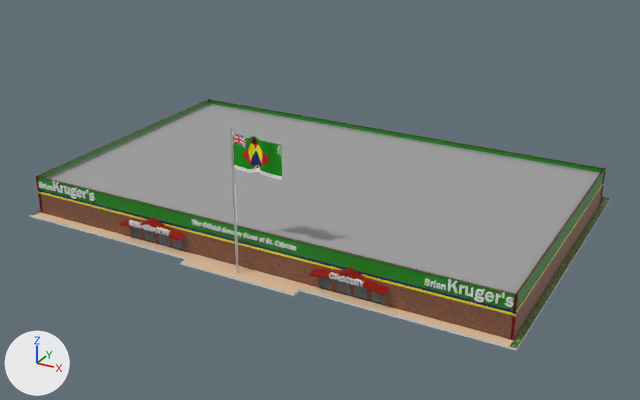
The glTF model Gangsta Wizards/Main/BUILDINGS/Mercantile/Mart.glb as it was, and as the next commit left it.
Camera for both pictures: a camera (50 mm lens) standing at (61.4, -112.9, 57.8) and looking at (1.5, -3.9, 3.3). The lights are fixed; the arrows at lower left show +X, +Y and +Z. The older version comes first. Objects named as collision shapes, trigger or cutter boxes, shadow casters or lower levels of detail are left out. Where no turn or scale is listed for an object, it has been applied to the vertices. Vertices at exactly the same position are counted once.

Objects in the first picture: 'Cube.001', 'Flag', 'Flagpole', 'Floor', 'Roof', 'Sign', 'Sign.001', 'Text.002', 'Text.003', 'Text.005', 'Walls' and 1 more.
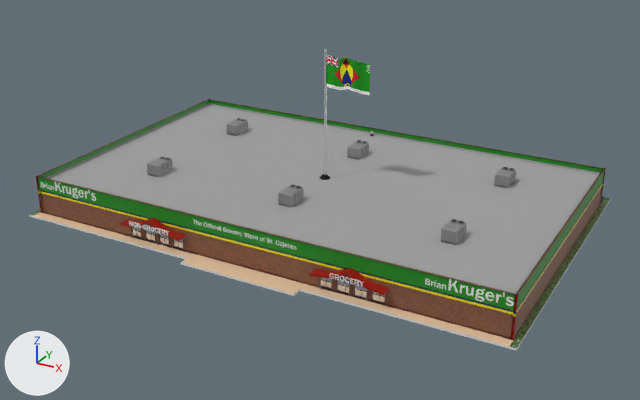
Where the change shows, as pixel boxes [x1, y1, x2, y2] in the pictures (640 x 400 px; the box of a moved part takes in the faces that stretch with it):
'Flag', moved
    before: [233, 133, 282, 180]
    after: [326, 55, 370, 95]
'RTUs', added
    after: [147, 118, 516, 245]
'Doors', added
    after: [131, 226, 385, 304]
'Sign', moved, rescaled
    before: [424, 278, 514, 307]
    after: [425, 278, 514, 306]
'Text.003', moved, rescaled (6% shorter)
    before: [191, 220, 296, 251]
    after: [194, 220, 296, 249]
'Sign.001', reshaped, moved, rescaled
    before: [39, 181, 95, 201]
    after: [40, 181, 96, 201]
'Flagpole', deleted
    before: [230, 126, 239, 273]
'Flag Curb', added
    after: [319, 49, 331, 180]
'Text.005', rescaled
    before: [129, 220, 171, 236]
    after: [129, 221, 169, 236]
'Text.002', moved, rescaled (6% shorter)
    before: [329, 272, 364, 287]
    after: [329, 273, 364, 287]
part 1 of me_cube_001, cut back
    before: [39, 190, 519, 340]
    after: [40, 190, 519, 340]
part 2 of me_text, moved or reshaped
    before: [64, 186, 71, 195]
    after: [66, 186, 71, 194]
part 3 of me_text, moved or reshaped
    before: [89, 193, 95, 201]
    after: [91, 193, 96, 201]
part 4 of me_text, moved or reshaped
    before: [76, 190, 83, 198]
    after: [78, 190, 84, 198]
part 5 of me_text, moved or reshaped
    before: [70, 188, 77, 199]
    after: [72, 188, 78, 199]
part 6 of me_text, moved or reshaped
    before: [52, 181, 61, 193]
    after: [54, 181, 62, 192]

The change, as a diff of the scene's bpy script:
```diff
--- a/Gangsta Wizards/Main/BUILDINGS/Mercantile/Mart.glb.py
+++ b/Gangsta Wizards/Main/BUILDINGS/Mercantile/Mart.glb.py
@@ me_cube_001 @@
-me_cube_001.from_pydata(...)  # 132 vertices, 240 faces; spans x -38.1..38.1, y -22.9..22.9, z 0.2..6.2
+me_cube_001.from_pydata(...)  # 172 vertices, 320 faces; spans x -38.1..38.1, y -22.9..22.9, z 0.2..6.2
+# me_cube_001 part 1
+# 78 faces are deleted
+# 40 vertices are added at x -38.1..38.1, y -22.6, z 0.2..4.0
+# 116 new faces join them, mat_brick (picture img_brick_brown)
+# 2 new faces join them, mat_green (green #1e891c)
+# 16 new faces join them, mat_red (red #9b0001)
+# 12 new faces join them, mat_blue (dark blue #0a006f)
+# 12 new faces join them, mat_yellow (yellow #e7df00)
 me_cube_001.materials.append(mat_brick)
@@ me_text @@
 # used by ob_sign_001; parent = ob_3___no_cols; location = (-40.72, -22.96, 7.994); rotation_euler = (1.571, 0.0, 0.0), in degrees (90, 0, 0); scale = (1.61, 1.61, 1.61)
-me_text.from_pydata(...)  # 422 vertices, 812 faces; spans x 0.06..7.01, y -0.25..0.99, z -0.16..0.01
+me_text.from_pydata(...)  # 422 vertices, 812 faces; spans x -1.68..2.02, y -0.14..0.52, z -0.15..-0.06
+# me_text part 2: the loose piece of 22 vertices spanning x 3.35..3.95, y -0.01..0.74, z -0.15..0.01 is scaled about its middle by 0.533, then moved by (-3.43, -0.18, -0.03)
+# me_text part 3: the loose piece of 50 vertices spanning x 6.38..7.01, y -0.01..0.74, z -0.16..0.0 is scaled about its middle by 0.533, then moved by (-4.84, -0.18, -0.03)
+# me_text part 4: the loose piece of 50 vertices spanning x 4.83..5.51, y 0.0..0.74, z -0.16..0.0 is scaled about its middle by 0.533, then moved by (-4.13, -0.18, -0.03)
+# me_text part 5: the loose piece of 86 vertices spanning x 4.05..4.78, y -0.25..0.87, z -0.16..0.0 is scaled about its middle by 0.533, then moved by (-3.77, -0.15, -0.03)
+# me_text part 6: the loose piece of 24 vertices spanning x 1.94..2.72, y 0.0..0.99, z -0.16..0.0 is scaled about its middle by 0.533, then moved by (-2.8, -0.24, -0.03)
+# other edits to the shape of me_text do not show in these pictures
 me_text.materials.append(mat_white)
@@ ob_flagpole @@
-ob_flagpole = bpy.data.objects.new('Flagpole', me_sphere)
@@ ob_flag @@
 ob_flag = bpy.data.objects.new('Flag', me_cube_003)
-ob_flag.location = (-0.1, -24.4, 13.2)
+ob_flag.location = (0.1, 0.4, 17.7)
@@ ob_sign @@
 ob_sign.parent = ob_3___no_cols
-ob_sign.location = (28.53, -23.17, 8.007)
+ob_sign.location = (28.53, -22.78, 8.007)
 ob_sign.rotation_euler = (1.571, 0.0, 0.0)  # degrees (90, 0, 0)
-ob_sign.scale = (3.01, 3.01, 3.01)
+ob_sign.scale = (3.01, 3.01, 0.468)
@@ ob_sign_001 @@
 ob_sign_001.parent = ob_3___no_cols
-ob_sign_001.location = (-40.72, -22.96, 7.994)
+ob_sign_001.location = (-35.38, -22.78, 8.007)
 ob_sign_001.rotation_euler = (1.571, 0.0, 0.0)  # degrees (90, 0, 0)
-ob_sign_001.scale = (1.61, 1.61, 1.61)
+ob_sign_001.scale = (3.01, 3.01, 0.468)
@@ ob_text_002 @@
 ob_text_002.parent = ob_3___no_cols
-ob_text_002.location = (10.9, -24.38, 6.321)
+ob_text_002.location = (10.9, -24.28, 6.321)
 ob_text_002.rotation_euler = (1.571, 0.0, 0.0)  # degrees (90, 0, 0)
-ob_text_002.scale = (1.48, 1.48, 1.48)
+ob_text_002.scale = (1.48, 1.48, 0.18)
@@ ob_text_003 @@
 ob_text_003.parent = ob_3___no_cols
-ob_text_003.location = (-11.56, -23.05, 8.287)
+ob_text_003.location = (-11.56, -22.75, 8.287)
 ob_text_003.rotation_euler = (1.571, 0.0, 0.0)  # degrees (90, 0, 0)
-ob_text_003.scale = (1.25, 1.25, 1.25)
+ob_text_003.scale = (1.25, 1.25, 0.174)
@@ ob_text_005 @@
 ob_text_005.rotation_euler = (1.571, 0.0, 0.0)  # degrees (90, 0, 0)
-ob_text_005.scale = (1.42, 1.42, 2.47)
+ob_text_005.scale = (1.42, 1.42, 0.626)
@@ ob_doors @@
+ob_doors = bpy.data.objects.new('Doors', me_cube_036)  # 608 vertices, 960 faces; spans x -32.4..9.4, y 0.0..0.1, z -1.1..1.1; in mat_window_frame (black #040404), mat_ref_glass (white #e7e7e7)
+ob_doors.location = (12.1, -22.6, 1.2)
@@ ob_rtus @@
+ob_rtus = bpy.data.objects.new('RTUs', me_cube_019)  # 5040 vertices, 8442 faces; spans x -50.0..1.6, y -23.7..2.0, z -1.5..0.4; in mat_light_metal___cabinet (grey #a9a9a9), mat_black (black #000000), mat_dark_metal (grey #838383), mat_black_plastic (black #020202)
+ob_rtus.location = (24.9, 11.7, 6.7)
@@ ob_flag_curb @@
+ob_flag_curb = bpy.data.objects.new('Flag Curb', me_cylinder)  # 35 vertices, 58 faces; spans x -0.9..0.9, y -0.9..0.9, z -0.8..20.2; in mat_curb_metal (black #252525), mat_pole_metal (white #e7e7e7)
+ob_flag_curb.location = (0.0, 0.4, 5.5)
```
